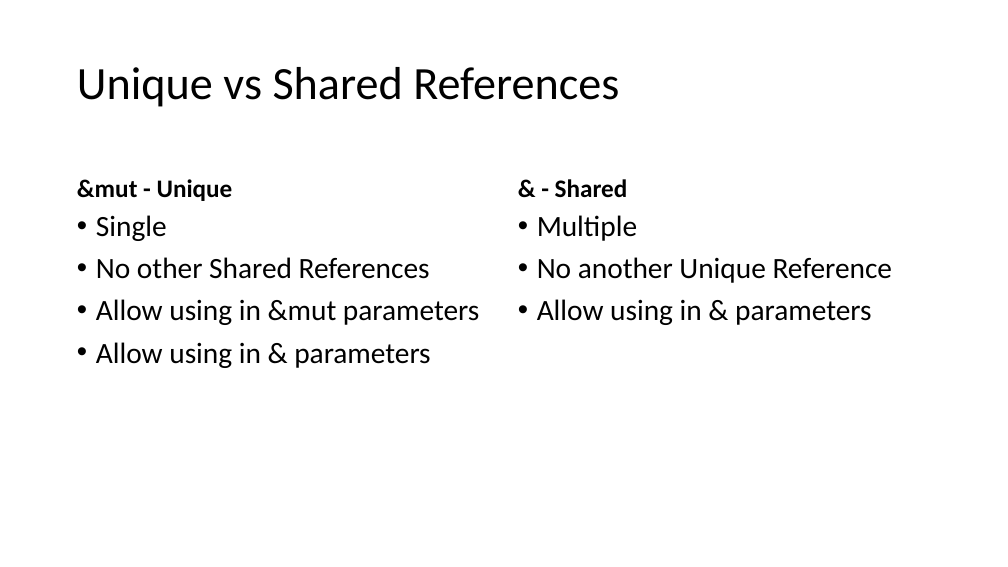
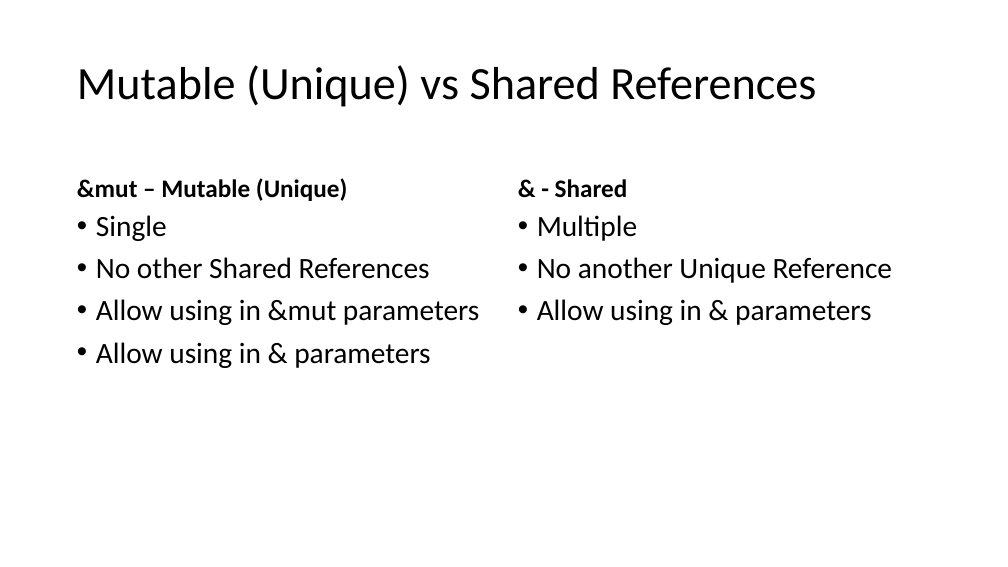
Before and after one commit to kugushev/course-rust-basics, a slide deck: slide 20 of src/02-Ownership/02-Ownership.pptx. Drawn at 1008x567 pixels with LibreOffice and Linux fonts; fonts in the diff are those of the drawing. Boxes give left, top, right and bottom in pixels: in the first picture for what was removed or moved away, otherwise in the second. Text is boxed around its words. In the diff, an @@ line names an element or a change of style, - is before the commit and + after.

```diff
--- a/src/02-Ownership/02-Ownership.pptx
+++ b/src/02-Ownership/02-Ownership.pptx
@@ title at (77,65,816,107): text changed @@
-Unique vs Shared References
+Mutable (Unique) vs Shared References
@@ text at (77,178,348,201): text changed @@
-&mut - Unique
+&mut – Mutable (Unique)
```
Also in this commit, not shown: 6 other slides changed, 13 slides added, 1 other file.
